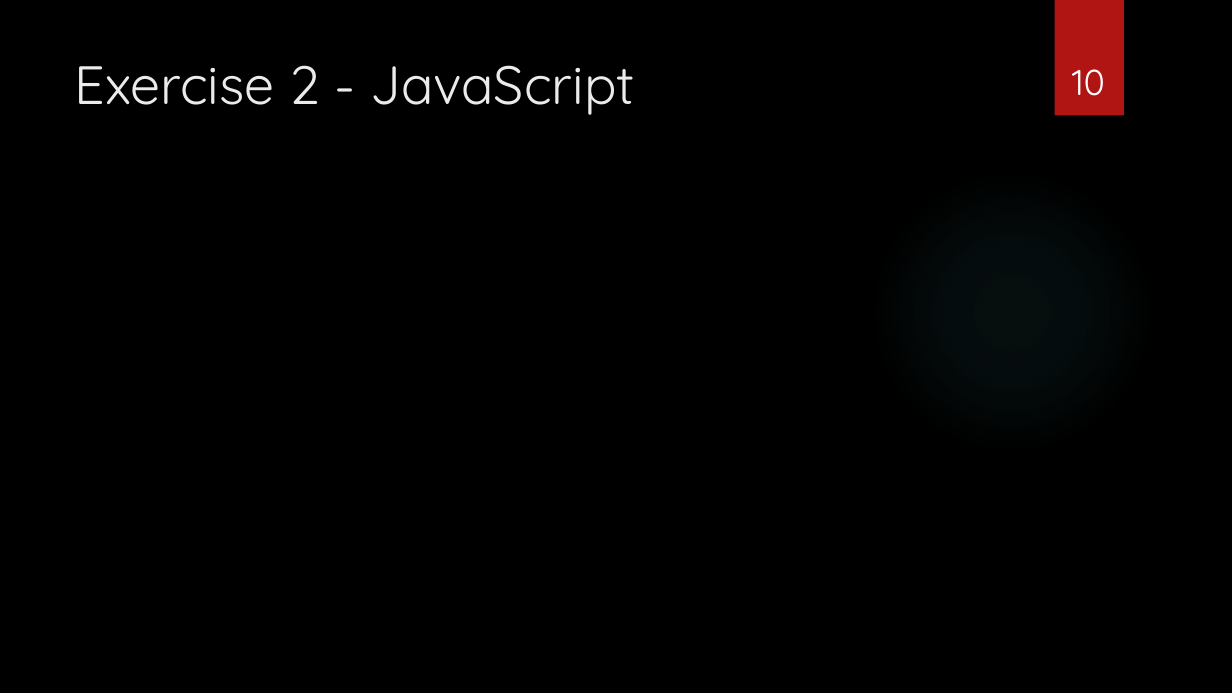
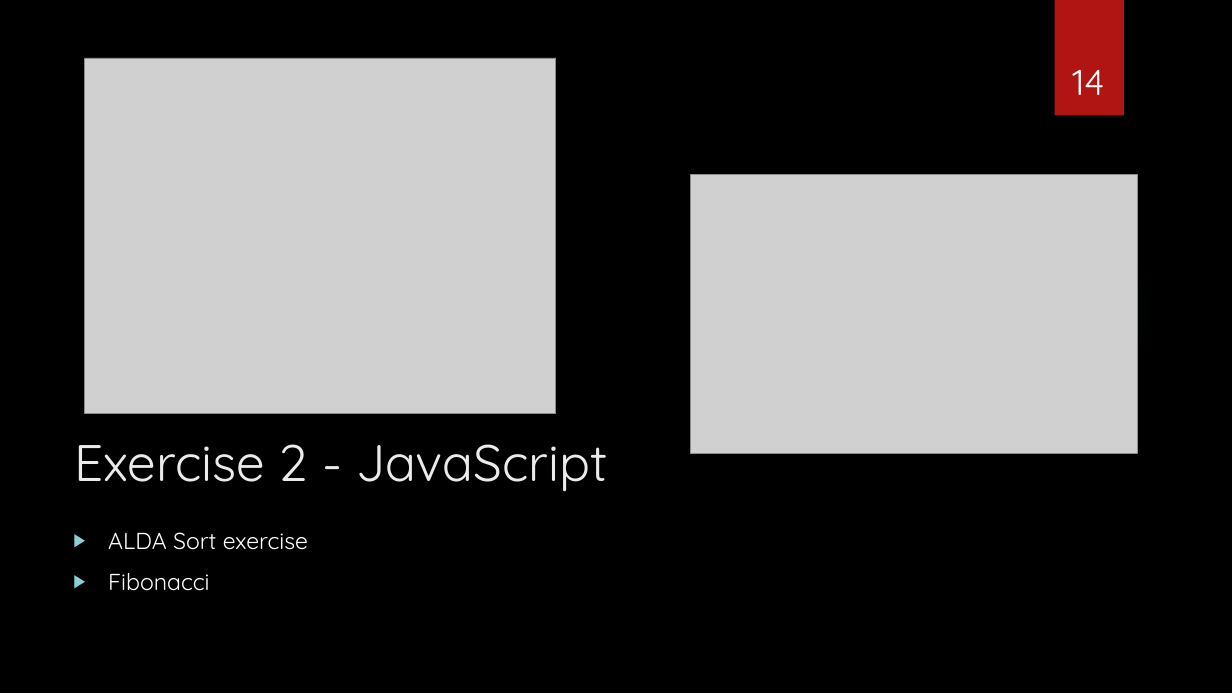
Before and after one commit to sebivenlo/esd-2024-jit-compiler, a slide deck: slide 14 of documents/presentation/presentation jit compiler.pptx (slide 10 before the commit). Drawn at 1232x693 pixels with LibreOffice and Linux fonts; fonts in the diff are those of the drawing; grey boxes stand for pictures; background and template pictures are left out. Boxes give left, top, right and bottom in pixels: in the first picture for what was removed or moved away, otherwise in the second. Text is boxed around its words. In the diff, an @@ line names an element or a change of style, - is before the commit and + after.

```diff
--- a/documents/presentation/presentation jit compiler.pptx
+++ b/documents/presentation/presentation jit compiler.pptx
@@ picture added at <box>85,58,556,414</box> @@
@@ page number at <box>1072,70,1104,95</box>: text changed @@
-10
+14
@@ picture added at <box>690,175,1138,453</box> @@
@@ title "Exercise 2 - JavaScript": place and size @@
-title "Exercise 2 - JavaScript" at <box>75,65,635,115</box>
+title "Exercise 2 - JavaScript" at <box>75,444,608,492</box>
@@ title "Exercise 2 - JavaScript" at <box>75,444,608,492</box>: size 42 to 40 pt @@
@@ text added at <box>108,532,308,591</box>, 18 pt, text #FFFFFF @@
+▶ ALDA Sort exercise
+▶ Fibonacci
```
Also in this commit, not shown: 6 other slides changed, 4 slides added, 4 other files.
